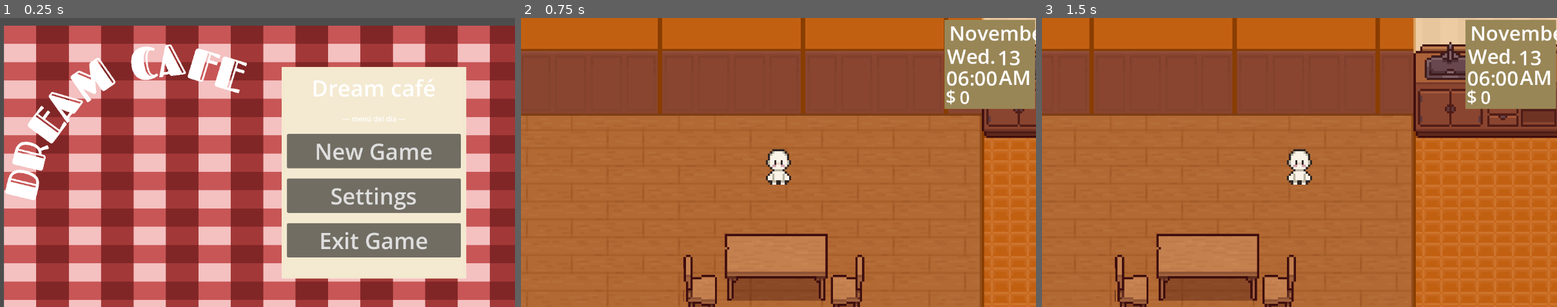
Above: before the commit, frames 1-3 (left to right).
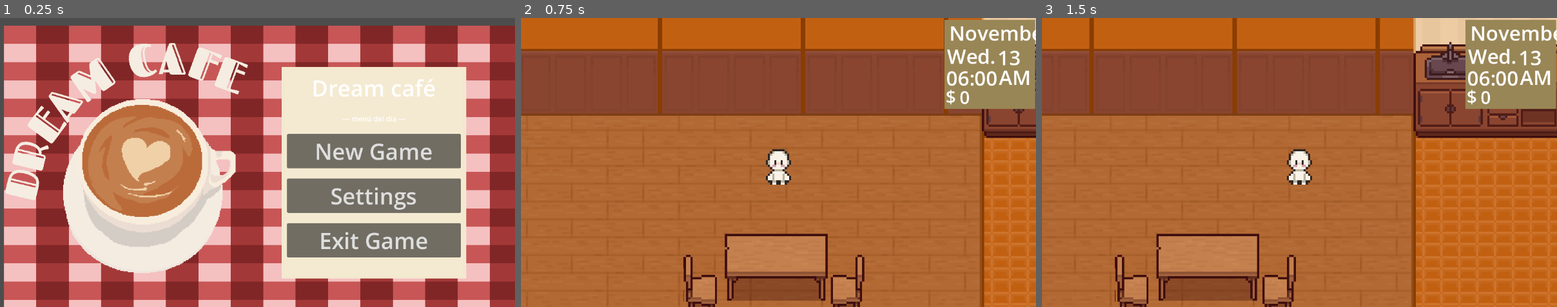
Above: after the commit, the same moments.

Repository: Jose-Prince/UVG-Tesis-Game
Game: Godot game, scene res://Scenes/title_screen.tscn
Same seed, same stepped clock (60 frames per second), same inputs: the game is played once before the commit and once after it.
Inputs (mouse positions are in pixels of both pictures, inside the frame that each line leads up to):
- Up to frame 1 (0.25 s): no input
- Up to frame 2 (0.75 s): click "New Game" at 0.5 s
- Up to frame 3 (1.5 s): tap Enter at 1.25 s; move the mouse to (1412, 148) at 1.27 s; hold D (right) from 1.28 s (still down); click (1412, 148) at 1.35 s

The runs differ from the first frame. In frame 1, 18% of the frame differs, in the area x 1-49%, y 8-89%; in frame 2, nothing differs; in frame 3, nothing differs.

Commit message:
Main menu art

Diff:
--- a/Scenes/title_screen.tscn
+++ b/Scenes/title_screen.tscn
@@ -3,18 +3,20 @@
 [ext_resource type="Script" uid="uid://dkeudwm12bgvk" path="res://Scripts/menu.gd" id="1_klylv"]
 [ext_resource type="Texture2D" uid="uid://cx1nyacr2yebd" path="res://Sprites/gingham.PNG" id="2_twnyg"]
 [ext_resource type="Texture2D" uid="uid://r45ksajhucw5" path="res://Sprites/menu.PNG" id="3_55kwv"]
+[ext_resource type="Texture2D" uid="uid://cgeaitckg5fnk" path="res://Sprites/Coffee_noB.PNG" id="4_6vd4x"]
 [ext_resource type="FontFile" uid="uid://c0rmb6tjydgnl" path="res://Fonts/FascinateInline-Regular.ttf" id="4_12m1t"]
 [ext_resource type="Script" uid="uid://drc0u7k73tl0l" path="res://Scripts/curved_text.gd" id="4_twnyg"]
 
 [sub_resource type="Curve2D" id="Curve2D_55kwv"]
 _data = {
-"points": PackedVector2Array(0, 0, 0, 0, 78, 414, 0, 0, 0, 0, 106, 297, 0, 0, 0, 0, 174, 205, 0, 0, 0, 0, 259, 146, 0, 0, 0, 0, 375, 131, 0, 0, 0, 0, 388.29657, 125.029106, 0, 0, 0, 0, 484, 154)
+"points": PackedVector2Array(0, 0, 0, 0, 78, 414, 0, 0, 0, 0, 106, 297, 0, 0, 0, 0, 174, 205, 0, 0, 0, 0, 259, 146, 0, 0, 0, 0, 345, 126, 0, 0, 0, 0, 411, 127, 0, 0, 0, 0, 484, 154)
 }
 point_count = 7
 
 [sub_resource type="LabelSettings" id="LabelSettings_12m1t"]
 font = ExtResource("4_12m1t")
 font_size = 100
+font_color = Color(0.9607843, 0.92941177, 0.8862745, 1)
 
 [node name="TitleScreen" type="Control" unique_id=1439522845]
 layout_mode = 3
@@ -115,8 +117,12 @@
 
 [node name="TextureRect2" type="TextureRect" parent="." unique_id=626094069]
 layout_mode = 0
-offset_right = 40.0
-offset_bottom = 40.0
+offset_left = 37.0
+offset_top = 130.0
+offset_right = 616.0
+offset_bottom = 685.0
+texture = ExtResource("4_6vd4x")
+expand_mode = 1
 
 [node name="CurvedTitle" type="Path2D" parent="." unique_id=1533437760]
 curve = SubResource("Curve2D_55kwv")
Not shown, added: Sprites/Coffee (1).PNG.import
Not shown, added: Sprites/Coffee (2).PNG.import
Binary file added: Sprites/Coffee_noB.PNG
Not shown, added: Sprites/Coffee_noB.PNG.import
